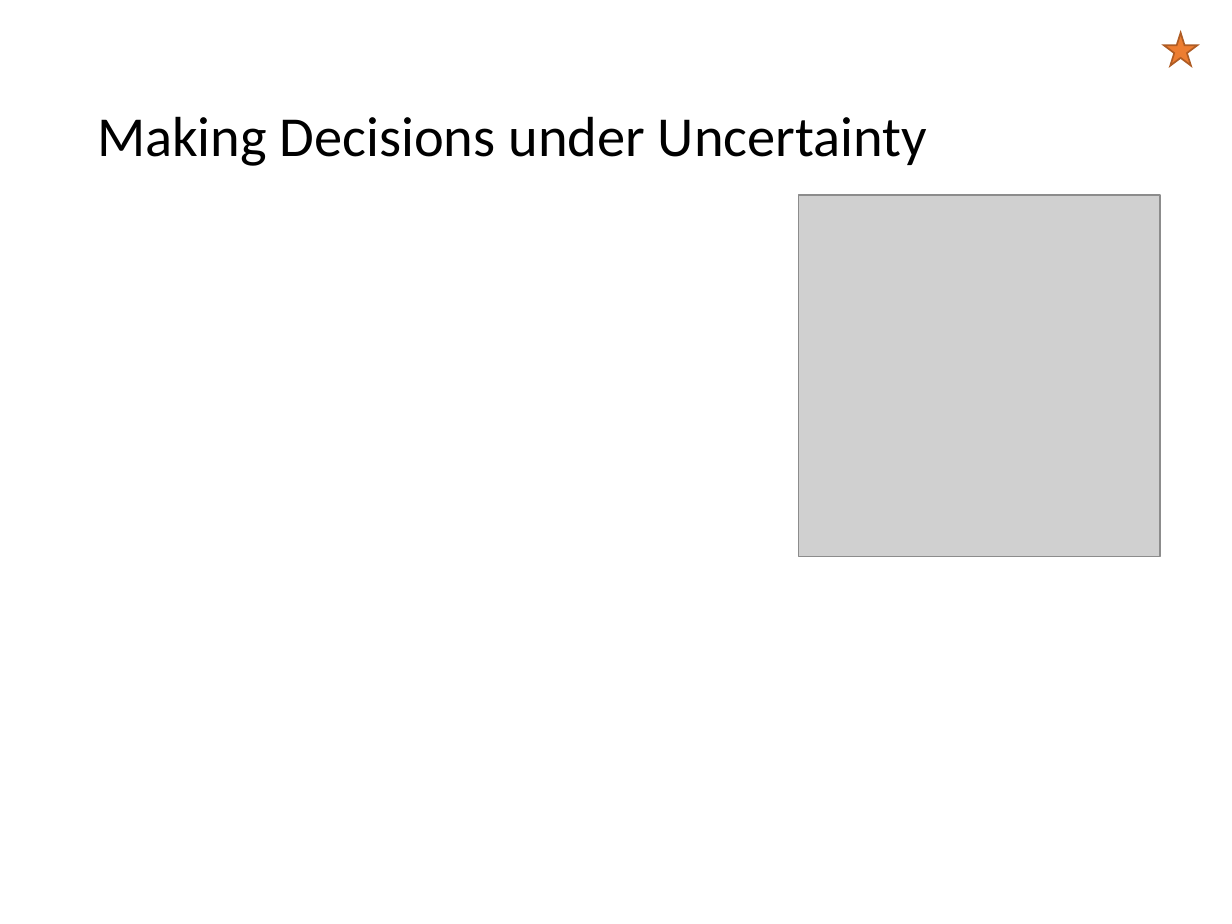
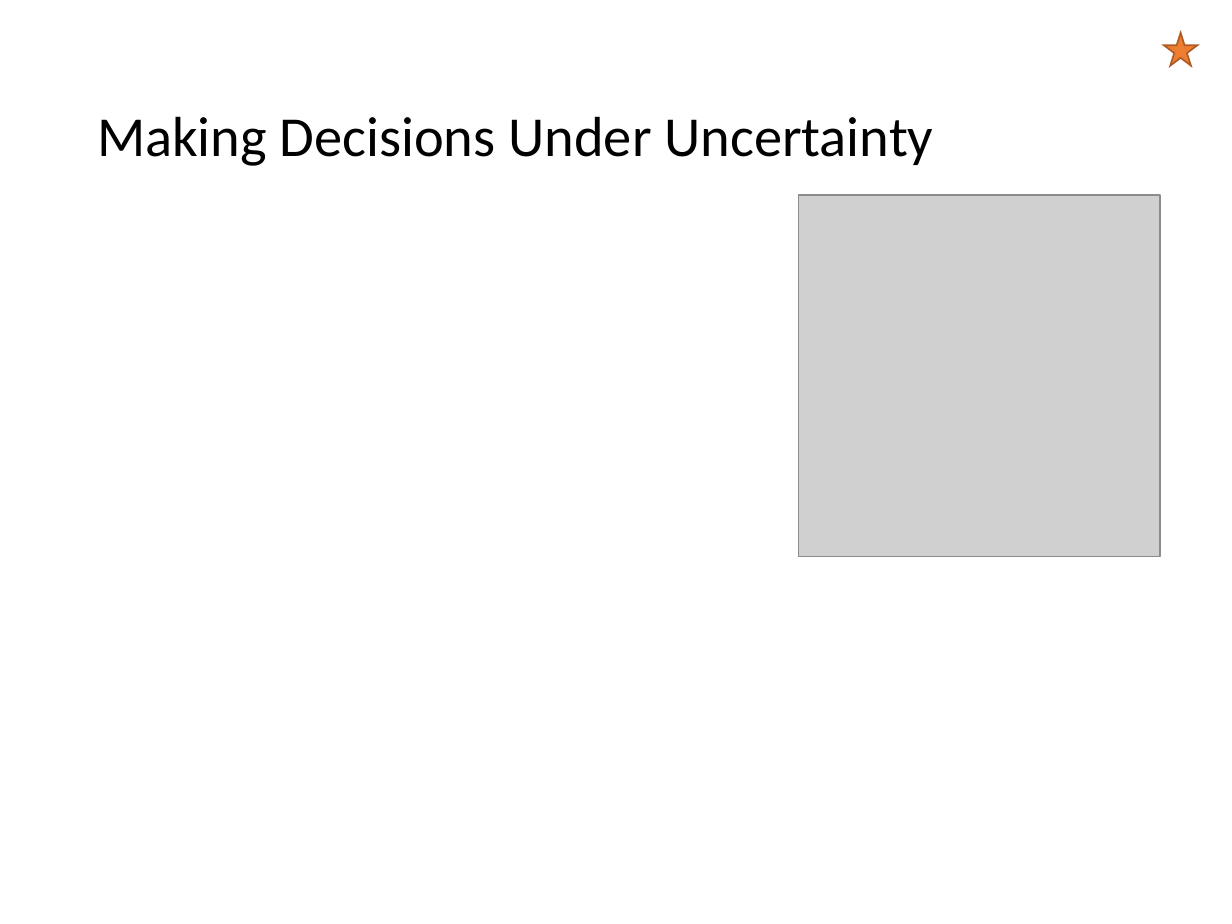
Before and after one commit to mhahsler/CS7320-AI, a slide deck: slide 3 of slides/12_uncertainty.pptx. Drawn at 1232x924 pixels with LibreOffice and Linux fonts; fonts in the diff are those of the drawing; grey boxes stand for pictures. Boxes give left, top, right and bottom in pixels: in the first picture for what was removed or moved away, otherwise in the second. Text is boxed around its words. In the diff, an @@ line names an element or a change of style, - is before the commit and + after.

```diff
--- a/slides/12_uncertainty.pptx
+++ b/slides/12_uncertainty.pptx
@@ title at [97, 116, 933, 166]: text changed @@
-Making Decisions under Uncertainty
+Making Decisions Under Uncertainty
```
Also in this commit, not shown: 7 other slides changed, 1 other file.
